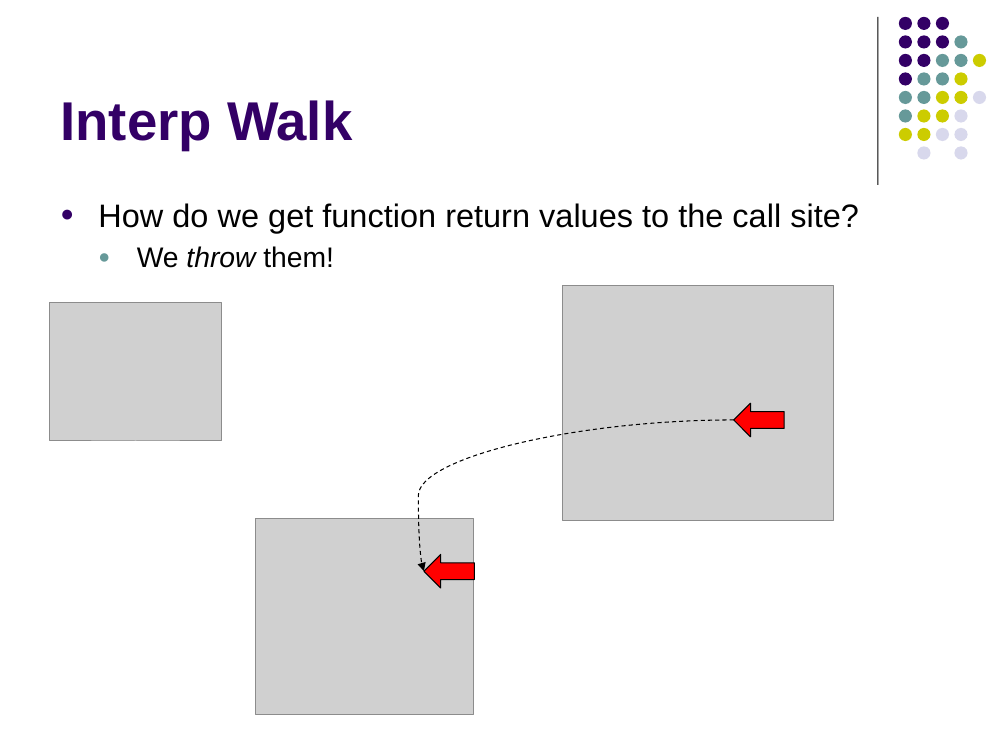
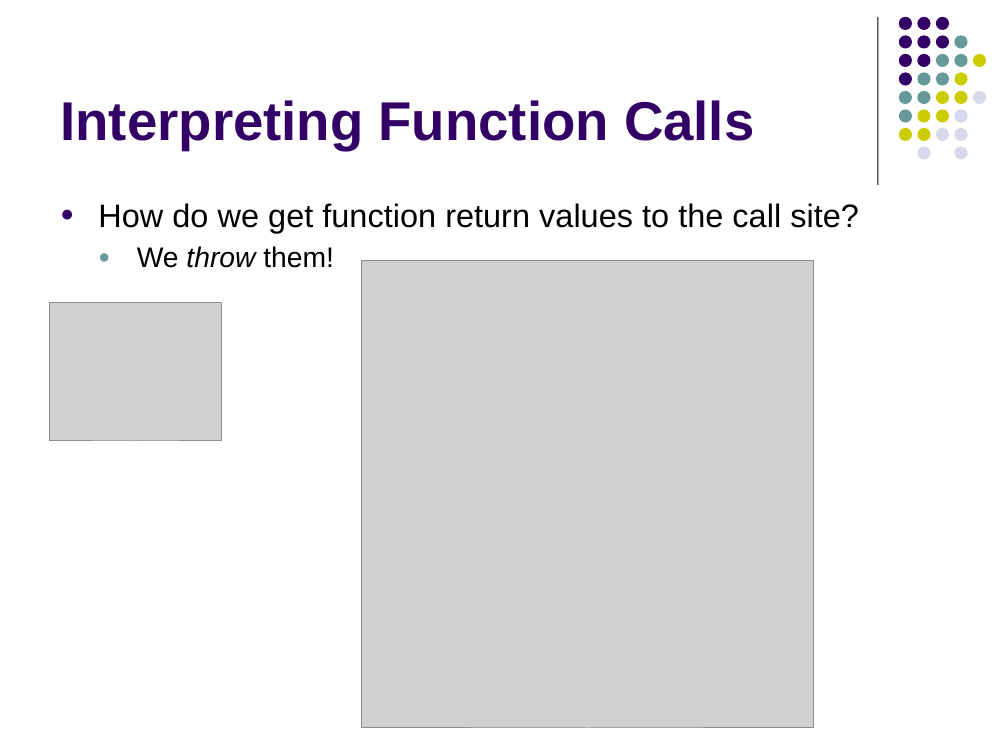
Before and after one commit to lutzhamel/CSC402, a slide deck: slide 28 of notes/csc402-ln013.pptx (slide 17 before the commit). Drawn at 1008x756 pixels with LibreOffice and Linux fonts; fonts in the diff are those of the drawing; grey boxes stand for pictures. Boxes give left, top, right and bottom in pixels: in the first picture for what was removed or moved away, otherwise in the second. Text is boxed around its words. In the diff, an @@ line names an element or a change of style, - is before the commit and + after.

```diff
--- a/notes/csc402-ln013.pptx
+++ b/notes/csc402-ln013.pptx
@@ title at [60, 100, 754, 150]: text changed @@
-Interp Walk
+Interpreting Function Calls
@@ picture added at [361, 260, 813, 728] @@
@@ picture removed at [562, 285, 833, 520] @@
@@ left arrow removed at [734, 403, 784, 436] @@
@@ curved arrow removed from (734, 420) to (424, 572) @@
@@ picture removed at [255, 518, 474, 714] @@
@@ left arrow removed at [424, 554, 475, 588] @@
```
Also in this commit, not shown: 8 other slides changed, 14 slides added, 5 slides removed, 4 other files.
